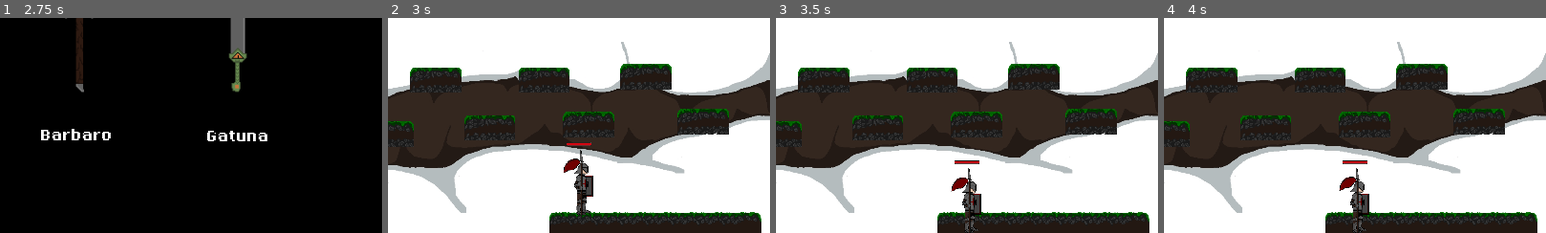
Above: before the commit, frames 1-4 (left to right).
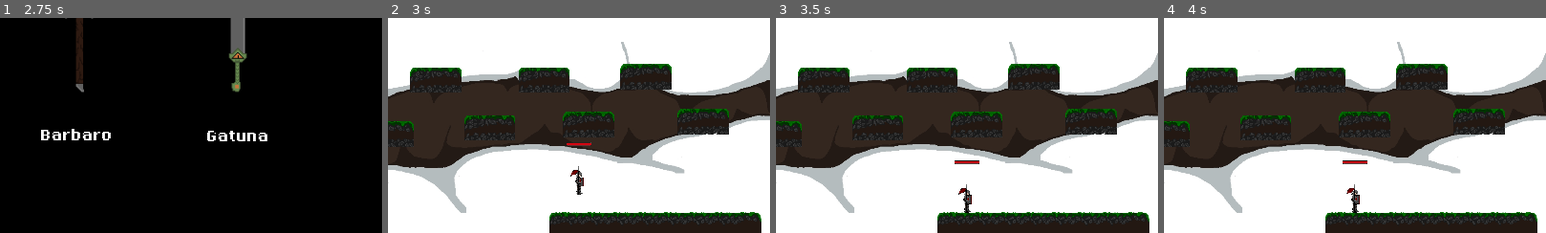
Above: after the commit, the same moments.

Repository: nicoletti-edu/Castle-Raiders
Game: Godot game, scene res://Intro.tscn
Two runs of this game, one before a commit and one after it. Both use one fixed random seed, a clock stepped at 60 frames per second and the inputs below.
Inputs:
- Up to frame 1 (2.75 s): click "Continuar" at 0.5 s; click "Jogar" at 1.25 s; click "Cavaleiro" at 2 s
- Up to frame 2 (3 s): click "Lanceiro" at 2.75 s
- Up to frame 3 (3.5 s): no input
- Up to frame 4 (4 s): tap Enter (P2 dash) at 3.5 s; hold D (P1 right) from 3.53 s (still down); hold H (P1 attack) from 3.53 s (still down); tap W (P1 up) at 3.77 s
The pictures show only the part of the screen within x 50-100%, y 50-100%; the shares and areas given below are measured in that part.

Frame 1 is identical in both runs. In frame 2, 1.0% of the frame differs, in the area x 46-54%, y 61-92%; in frame 3, 0.9%; in frame 4, 0.9%.

Commit message:
fix

Diff:
--- a/Lanceiro.tscn
+++ b/Lanceiro.tscn
@@ -18,22 +18,12 @@
 [ext_resource path="res://Resources/Images/animação lanceiro/ataque 1/ataque3.png" type="Texture" id=16]
 [ext_resource path="res://Resources/Images/animação lanceiro/ataque 1/ataque1.png" type="Texture" id=17]
 [ext_resource path="res://Resources/Images/animação lanceiro/ataque 1/ataque4.png" type="Texture" id=18]
-
-
-
-
-
-
-
-
-
-
-
-
-
-
-
-
+[ext_resource path="res://Resources/Images/animação lanceiro/ataque 1 correndo/atque 1 correndo4.png" type="Texture" id=19]
+[ext_resource path="res://Resources/Images/animação lanceiro/ataque 1 correndo/atque 1 correndo3.png" type="Texture" id=20]
+[ext_resource path="res://Resources/Images/animação lanceiro/ataque 1 correndo/atque 1 correndo5.png" type="Texture" id=21]
+[ext_resource path="res://Resources/Images/animação lanceiro/ataque 1 correndo/atque 1 correndo1.png" type="Texture" id=22]
+[ext_resource path="res://Resources/Images/animação lanceiro/ataque 1 correndo/atque 1 correndo2.png" type="Texture" id=23]
+[ext_resource path="res://Resources/Images/animação lanceiro/ataque 1 correndo/atque 1 correndo6.png" type="Texture" id=24]
 
 [sub_resource type="SpriteFrames" id=1]
 animations = [ {
@@ -42,24 +32,24 @@
 "name": "idle",
 "speed": 5.0
 }, {
-"frames": [ ExtResource( 10 ), ExtResource( 7 ), ExtResource( 8 ), ExtResource( 13 ), ExtResource( 12 ), ExtResource( 11 ) ],
-"loop": true,
-"name": "movement",
-"speed": 5.0
-}, {
 "frames": [ ExtResource( 17 ), ExtResource( 15 ), ExtResource( 16 ), ExtResource( 18 ) ],
 "loop": true,
 "name": "weak",
 "speed": 5.0
 }, {
-"frames": [ ExtResource( 7 ), ExtResource( 8 ), ExtResource( 6 ), ExtResource( 9 ), ExtResource( 5 ) ],
+"frames": [ ExtResource( 22 ), ExtResource( 23 ), ExtResource( 20 ), ExtResource( 19 ), ExtResource( 21 ), ExtResource( 24 ) ],
+"loop": true,
+"name": "movement_weak",
+"speed": 5.0
+}, {
+"frames": [ ExtResource( 6 ) ],
 "loop": true,
 "name": "jump",
 "speed": 5.0
 }, {
-"frames": [ ExtResource( 7 ), ExtResource( 11 ), ExtResource( 6 ), ExtResource( 9 ), ExtResource( 14 ) ],
+"frames": [ ExtResource( 10 ), ExtResource( 7 ), ExtResource( 8 ), ExtResource( 13 ), ExtResource( 12 ), ExtResource( 11 ) ],
 "loop": true,
-"name": "movement_jump",
+"name": "movement",
 "speed": 5.0
 } ]
 
@@ -70,10 +60,10 @@
 script = ExtResource( 3 )
 
 [node name="Sprite" parent="." index="0"]
-position = Vector2( 8, 0 )
-scale = Vector2( 0.5, 0.5 )
+position = Vector2( 4.76837e-07, 0 )
+scale = Vector2( 0.22, 0.22 )
 frames = SubResource( 1 )
-animation = "movement_jump"
+animation = "idle"
 
 [node name="Collision" parent="." index="1"]
 position = Vector2( 0, 8 )
Not shown: 1 places in Lanceiro.tscn that only renumber resources
